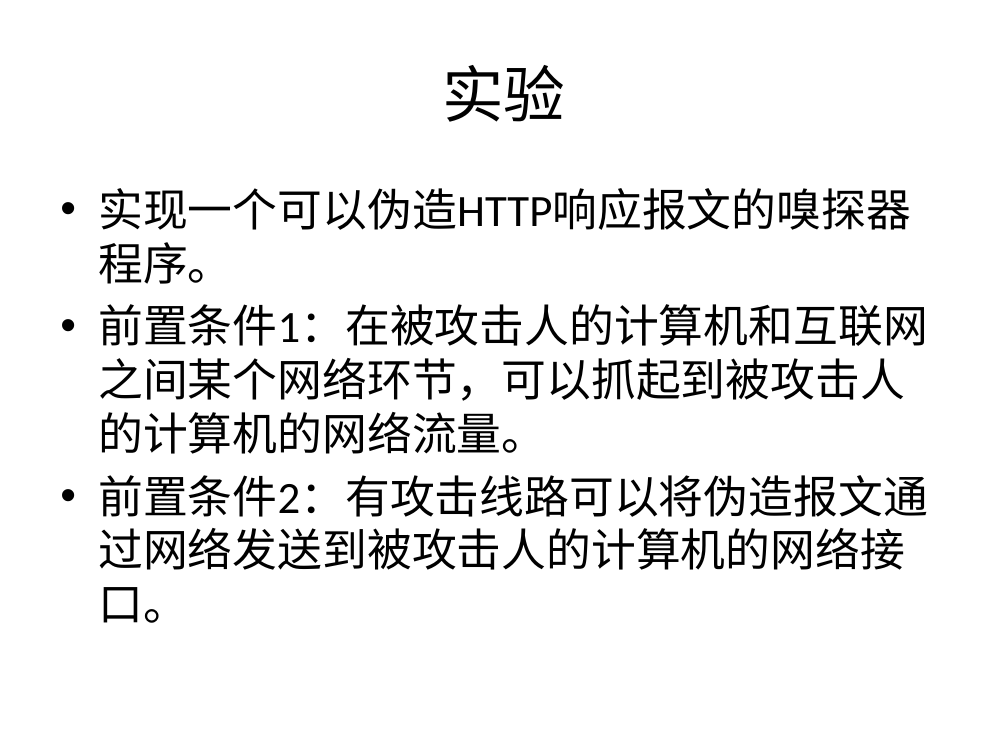
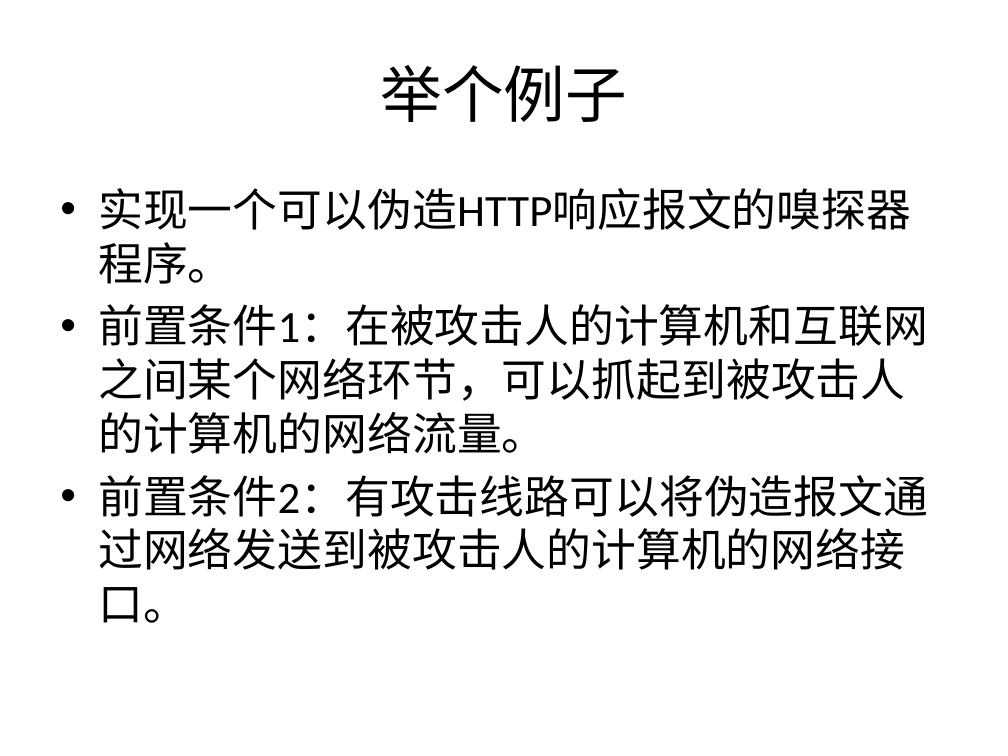
Before and after one commit to hexu1985/doc, a slide deck: slide 12 of sniffer/编写网络嗅探器程序.pptx (slide 7 before the commit). Drawn at 1008x756 pixels with LibreOffice and Linux fonts; fonts in the diff are those of the drawing. Boxes give left, top, right and bottom in pixels: in the first picture for what was removed or moved away, otherwise in the second. Text is boxed around its words. In the diff, an @@ line names an element or a change of style, - is before the commit and + after.

```diff
--- a/sniffer/编写网络嗅探器程序.pptx
+++ b/sniffer/编写网络嗅探器程序.pptx
@@ title at [381, 65, 627, 122]: text changed @@
-实验
+举个例子
```
Also in this commit, not shown: 1 other slide changed, 5 slides added.
